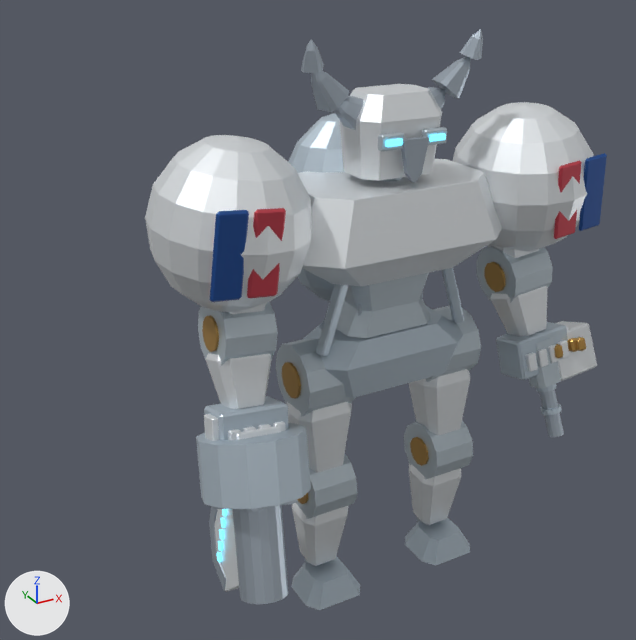
Renders of the Blender file out/mech_reference/t01/t01.blend from each side of a commit.
Rendered twice from a 50 mm lens placed at (-4.85, -7.39, 7.02), pointed at (-0.89, -0.19, 3.42). Arrows for +X, +Y and +Z are at lower left; the lights stay in place. The picture after the commit comes second. Both versions are drawn at frame 31 of the action 't01:heavy:elbow_r'; the numbers are the values there.

The older version as bpy lines, for what is in view:
```python
me_articulated_armored_foot = bpy.data.meshes.new('Articulated armored foot')
me_articulated_armored_foot.from_pydata(...)  # 16 vertices, 10 faces; spans x -0.363..0.363, y -0.325..0.325, z -0.16..0.1
me_articulated_armored_foot.materials.append(mat_shade)  # pale blue #bccad5
me_crescent_axe_blade = bpy.data.meshes.new('Crescent axe blade')
me_crescent_axe_blade.from_pydata(...)  # 16 vertices, 10 faces; spans x 0.08..0.96, y -1.73..-0.34, z -0.09..0.09
me_crescent_axe_blade.materials.append(mat_armor)  # white #edf1f4
ob_articulated_armored_foot = bpy.data.objects.new('Articulated armored foot', me_articulated_armored_foot)
ob_articulated_armored_foot.parent = ob_ankle_l
ob_articulated_armored_foot.location = (0.0, -0.208, -0.02)
ob_crescent_axe_blade = bpy.data.objects.new('Crescent axe blade', me_crescent_axe_blade)
ob_crescent_axe_blade.parent = ob_heavy
ob_crescent_axe_blade.location = (0.0, 0.0, -0.14)
ob_crescent_axe_blade.rotation_euler = (0.0, 1.571, 0.0)  # degrees (0, 90, 0)
_m = ob_crescent_axe_blade.modifiers.new('Armor edge chamfer', 'BEVEL')
_m.width = 0.012
_m.width_pct = 0.012
ob_elbow_r = bpy.data.objects.new('elbow_r', None)
ob_elbow_r.parent = ob_shoulder_r
ob_elbow_r.location = (0.0, -0.1, -0.95)
ob_elbow_r.rotation_euler = (-0.3, 0.0, 0.0)  # degrees (-17, 0, 0)
# also in view: 'Helmet shell' at (0.0, -0.05, 5.23); 'Thoracic armor shell' at (0.0, 0.0, 4.28); 'Mechanical joint collar.005' at (0.8, -0.11, 1.39); 'Skull nose plate' at (0.0, -0.48, 5.01); 'Mechanical joint collar.004' at (0.8, 0.0, 2.7)
```
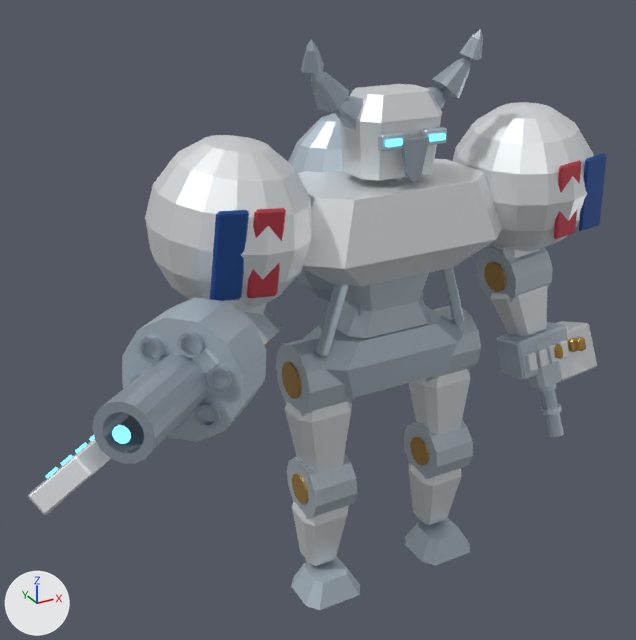
ob_elbow_r is not drawn itself; it is the parent of ob_wrist_r, ob_exposed_load_bearing_piston_001, ob_single_anatomical_limb_shell_001, ob_mechanical_joint_collar_001, ob_joint_axle_cap_001.

Location of each change, [x1, y1, x2, y2] in pixels of the pictures (636 x 640 px):
'Right revolver six chamber drum', turned
    before: [196, 423, 311, 509]
    after: [122, 297, 266, 442]
'Revolver axe cannon bore', turned
    before: [233, 505, 288, 604]
    after: [92, 353, 209, 464]
'Crescent axe blade', turned
    before: [215, 509, 239, 592]
    after: [29, 440, 111, 514]
'Mechanical joint collar.001', turned
    before: [198, 302, 278, 366]
    after: [241, 308, 282, 345]
'Single anatomical limb shell.001', turned (not visible afterwards)
    before: [205, 353, 272, 409]
'Armored palm', turned (not visible afterwards)
    before: [204, 396, 289, 440]
'Axe sharpened curved cutting edge', turned
    before: [209, 506, 226, 591]
    after: [28, 439, 95, 515]
'Joint axle cap.001', turned (not visible afterwards)
    before: [202, 315, 219, 352]
'Revolver chamber bore.002', turned
    before: [242, 507, 264, 513]
    after: [177, 331, 204, 358]
'Revolver chamber bore.001', turned (mostly hidden before)
    before: [281, 499, 297, 505]
    after: [206, 365, 233, 392]
'Revolver chamber bore.003', turned (mostly hidden before)
    before: [213, 506, 222, 509]
    after: [138, 336, 165, 363]
'Revolver chamber bore', turned (not visible before)
    after: [195, 402, 221, 429]
'Revolver axe reinforced handle', turned (not visible before)
    after: [192, 347, 219, 374]
'Opposed weapon grip thumb', turned (not visible afterwards)
    before: [204, 414, 219, 441]
'Reversible heavy charge aperture', turned (not visible afterwards)
    before: [237, 426, 281, 440]
'Heavy muzzle emission', turned (not visible before)
    after: [112, 425, 131, 444]
'Closed weapon grip finger', turned (not visible afterwards)
    before: [228, 429, 241, 440]
'Cyan axe rune.004', turned
    before: [217, 552, 221, 563]
    after: [46, 467, 58, 478]
'Cyan axe rune.003', turned
    before: [218, 541, 223, 551]
    after: [61, 455, 73, 466]
'Cyan axe rune.002', turned
    before: [219, 529, 224, 540]
    after: [75, 443, 87, 453]
'Closed weapon grip finger.003', turned (not visible afterwards)
    before: [273, 421, 286, 431]
'Cyan axe rune.001', turned
    before: [220, 518, 225, 528]
    after: [89, 435, 95, 441]
'Revolver chamber bore.004', turned (not visible before)
    after: [128, 373, 142, 385]
'Closed weapon grip finger.002', turned (not visible afterwards)
    before: [258, 424, 271, 429]
'Closed weapon grip finger.001', turned (not visible afterwards)
    before: [243, 426, 256, 432]
'Cyan axe rune', turned (not visible afterwards)
    before: [222, 509, 227, 516]
'Revolver chamber bore.005', turned (not visible before)
    after: [174, 423, 182, 431]

The change in detail:
Object 'elbow_r' (ob_elbow_r) turns from (-17, 0, 0) to (-90, 40, -48) degrees about x, y and z.
